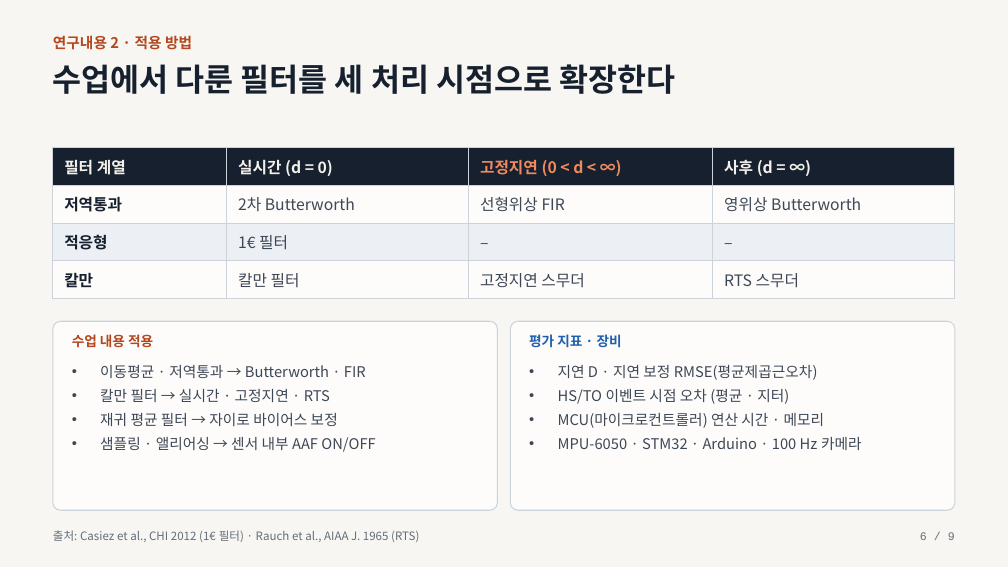
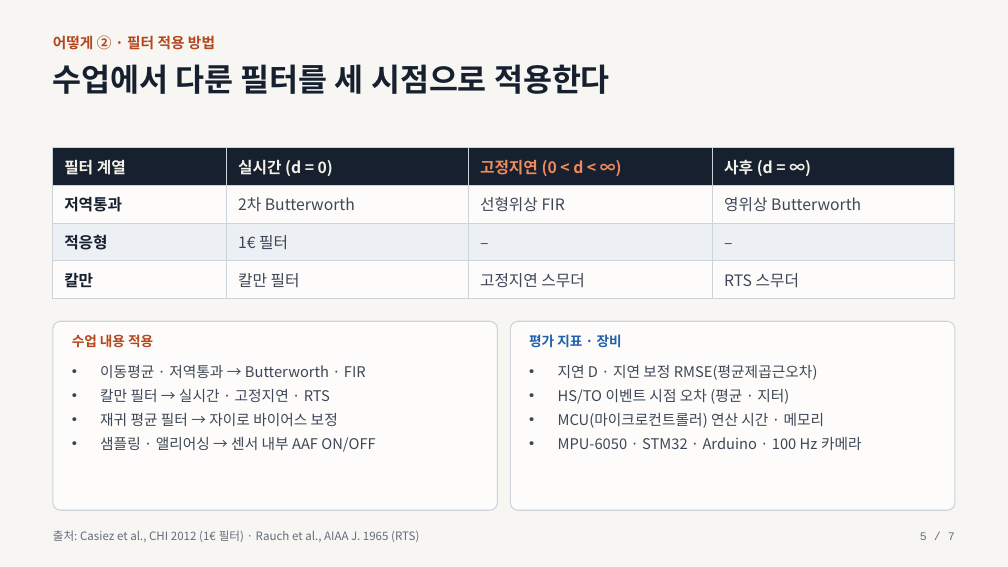
Before and after one commit to everyss/26-2_Sensors_Actuators, a slide deck: slide 5 of slides/midterm_presentation.pptx (slide 6 before the commit). Drawn at 1008x567 pixels with LibreOffice and Linux fonts; fonts in the diff are those of the drawing. Boxes give left, top, right and bottom in pixels: in the first picture for what was removed or moved away, otherwise in the second. Text is boxed around its words. In the diff, an @@ line names an element or a change of style, - is before the commit and + after.

```diff
--- a/slides/midterm_presentation.pptx
+++ b/slides/midterm_presentation.pptx
@@ text at (53,35,215,50): text changed @@
-연구내용 2 · 적용 방법
+어떻게 ② · 필터 적용 방법
@@ text at (53,64,610,94): text changed @@
-수업에서 다룬 필터를 세 처리 시점으로 확장한다
+수업에서 다룬 필터를 세 시점으로 적용한다
@@ text at (920,532,955,540): text changed @@
-6 / 9
+5 / 7
```
Also in this commit, not shown: 5 other slides changed, 1 slide added, 3 slides removed, 3 other files.
